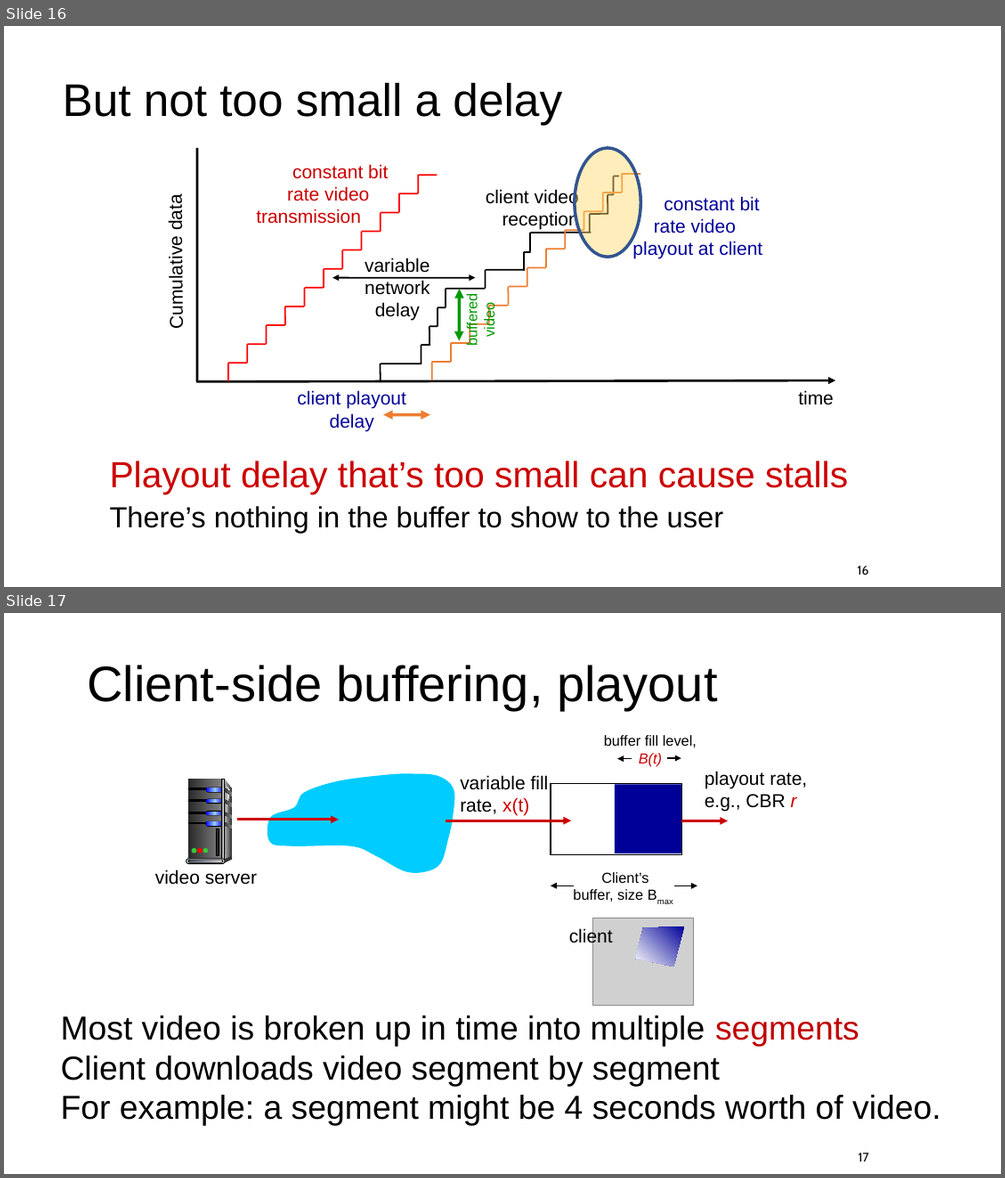
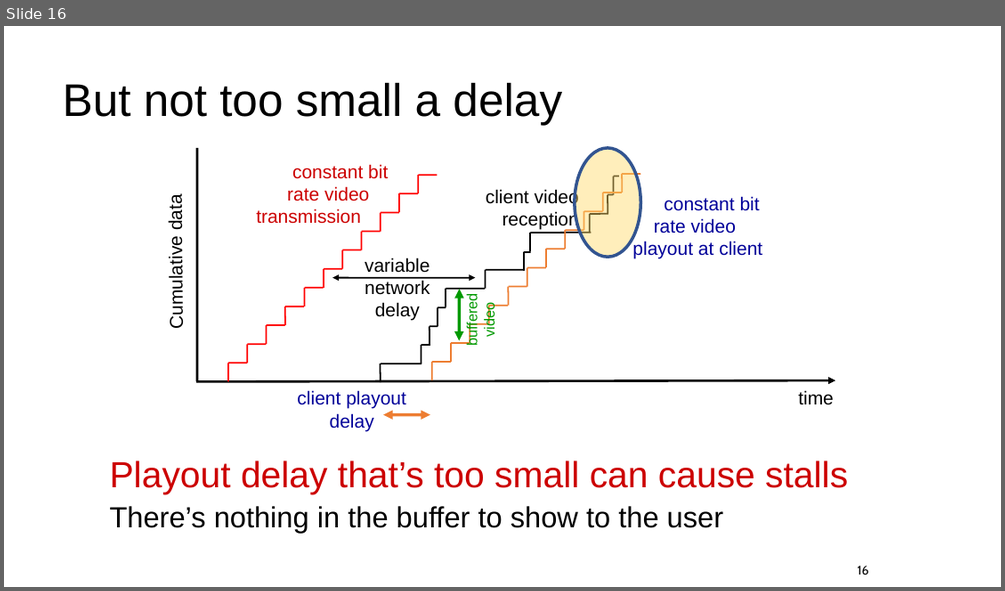
Before and after one commit to ngsrinivas/coursegen, a slide deck: ex/352-F24/staging/352-F24/lectures/09-app-video.pptx. Shown one above the other, each under a label of ours: slides 16 and 17 before the commit, slide 16 after it. The pictures are 1005x1178 and 1005x591 pixels, drawn with LibreOffice and Linux fonts; fonts in the diff are those of the drawing; grey boxes stand for pictures. Boxes give left, top, right and bottom in pixels: in the first picture for what was removed or moved away, otherwise in the second. Text is boxed around its words. In the diff, an @@ line names an element or a change of style, - is before the commit and + after.

Commit message:
Update lecture 09 and 10 on video

```diff
--- a/ex/352-F24/staging/352-F24/lectures/09-app-video.pptx
+++ b/ex/352-F24/staging/352-F24/lectures/09-app-video.pptx
@@ slide 17 removed at box(4, 613, 1001, 1174), background #FFFFFF @@
@@ title removed at box(87, 665, 717, 710) @@
-Client-side buffering, playout
@@ text removed at box(604, 735, 696, 767) @@
-buffer fill level, B(t)
@@ arrow removed from (631, 759) to (617, 759) @@
@@ arrow removed from (667, 758) to (681, 758) @@
@@ text removed at box(704, 771, 807, 811) @@
-playout rate,
-e.g., CBR r
@@ freeform shape removed at box(267, 773, 456, 873) @@
@@ text removed at box(460, 775, 549, 816) @@
-variable fill
-rate, x(t)
@@ rectangle removed at box(550, 784, 681, 854) @@
@@ rectangle removed at box(615, 784, 681, 853) @@
@@ arrow removed from (237, 819) to (339, 819) @@
@@ arrow removed from (446, 821) to (572, 821) @@
@@ arrow removed from (675, 821) to (728, 821) @@
@@ group removed at box(186, 779, 232, 863): 10 rounded rectangles, 7 freeform shapes, 7 rectangles, 4 ellipses @@
@@ text removed at box(155, 869, 257, 884) @@
-video server
@@ text removed at box(573, 872, 648, 901) @@
-Client’s
-buffer, size Bmax
@@ arrow removed from (574, 886) to (550, 886) @@
@@ arrow removed from (675, 886) to (697, 886) @@
@@ text removed at box(569, 928, 613, 947) @@
-client
@@ picture removed at box(592, 918, 693, 1005) @@
@@ freeform shape removed at box(636, 926, 685, 966) @@
@@ text removed at box(61, 1015, 941, 1126) @@
-Most video is broken up in time into multiple segments
-Client downloads video segment by segment
-For example: a segment might be 4 seconds worth of video.
@@ page number removed at box(858, 1152, 869, 1161) @@
-17
```
Also in this commit, not shown: 15 other slides removed, 4 other files.
